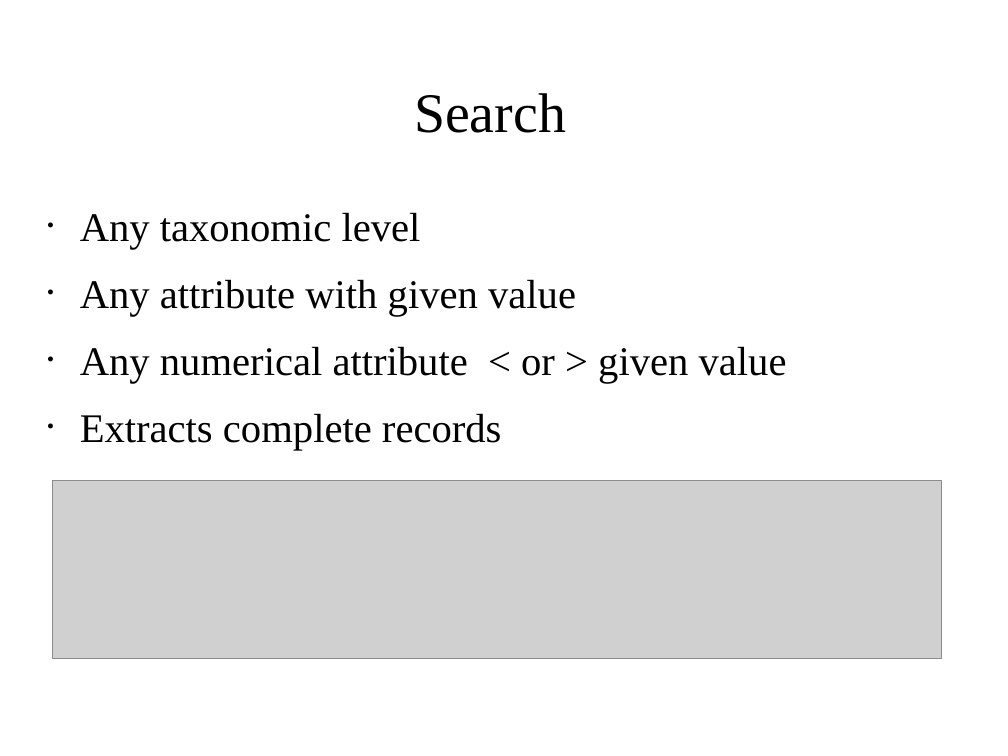
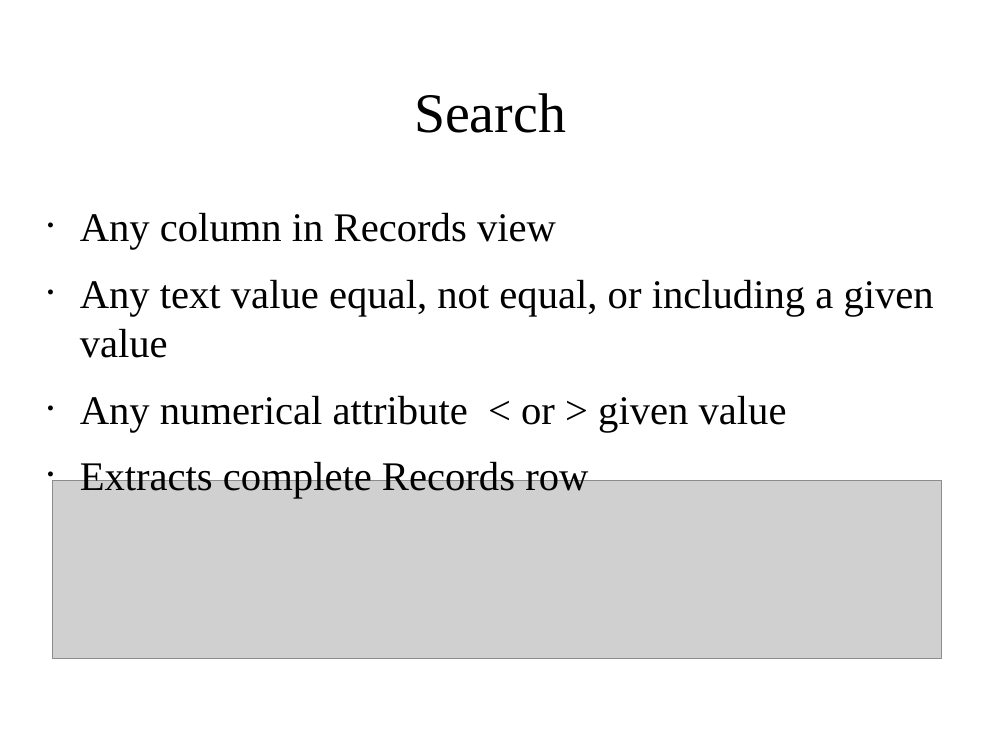
Before and after one commit to icwells/compOncDB, a slide deck: slide 11 of utils/databasePresentation.odp (slide 10 before the commit). Drawn at 1008x756 pixels with LibreOffice and Linux fonts; fonts in the diff are those of the drawing; grey boxes stand for pictures; background and template pictures are left out. Boxes give left, top, right and bottom in pixels: in the first picture for what was removed or moved away, otherwise in the second. Text is boxed around its words. In the diff, an @@ line names an element or a change of style, - is before the commit and + after.

Commit message:
Updated presentation

```diff
--- a/utils/databasePresentation.odp
+++ b/utils/databasePresentation.odp
@@ text at (x1=80, y1=212, x2=934, y2=358): text changed @@
-• Any taxonomic level
-• Any attribute with given value
+• Any column in Records view
+• Any text value equal, not equal, or including a given value
@@ text at (x1=80, y1=459, x2=588, y2=499): text changed @@
-• Extracts complete records
+• Extracts complete Records row
```
Also in this commit, not shown: 4 other slides changed, 1 slide added, 1 other file.
